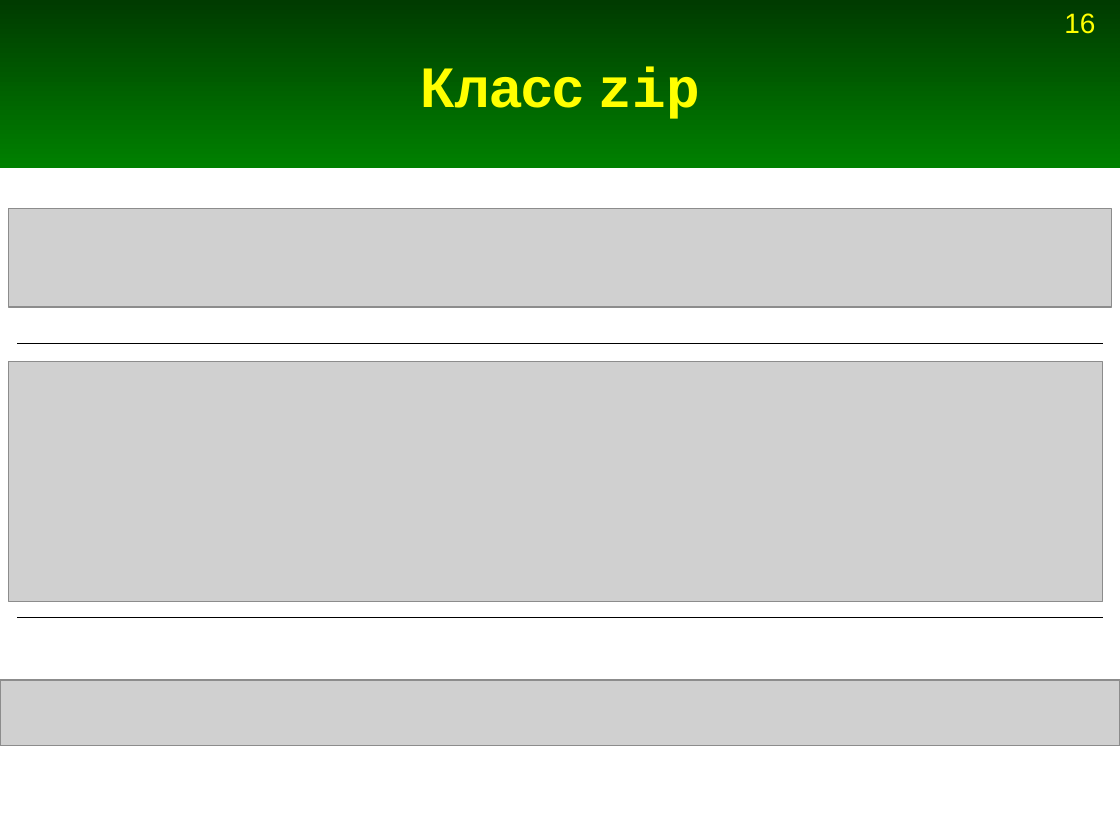
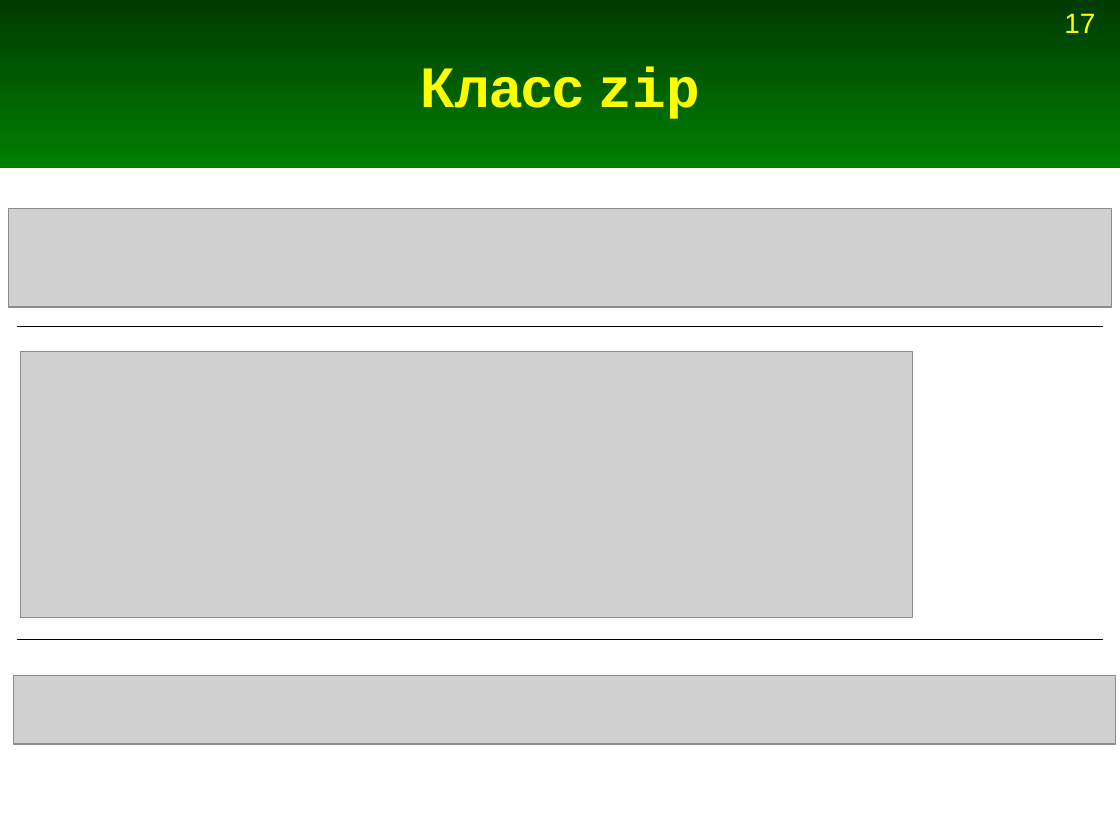
Before and after one commit to Jenyay/modelling, a slide deck: slide 17 of python language/presentations/05. Basic data structures. Tuples.odp (slide 16 before the commit). Drawn at 1120x840 pixels with LibreOffice and Linux fonts; fonts in the diff are those of the drawing; grey boxes stand for pictures. Boxes give left, top, right and bottom in pixels: in the first picture for what was removed or moved away, otherwise in the second. Text is boxed around its words. In the diff, an @@ line names an element or a change of style, - is before the commit and + after.

```diff
--- a/python language/presentations/05. Basic data structures. Tuples.odp
+++ b/python language/presentations/05. Basic data structures. Tuples.odp
@@ page number at box(1064, 13, 1095, 33): text changed @@
-16
+17
@@ line moved from (18, 344) - (1102, 344) to (18, 326) - (1102, 326) @@
@@ picture: place and size @@
-picture at box(9, 362, 1102, 601)
+picture at box(20, 352, 913, 617)
@@ line moved from (18, 617) - (1102, 617) to (18, 640) - (1102, 640) @@
@@ picture: place and size @@
-picture at box(0, 680, 1120, 745)
+picture at box(13, 676, 1116, 745)
```
Also in this commit, not shown: 1 slide added, 9 other files.
